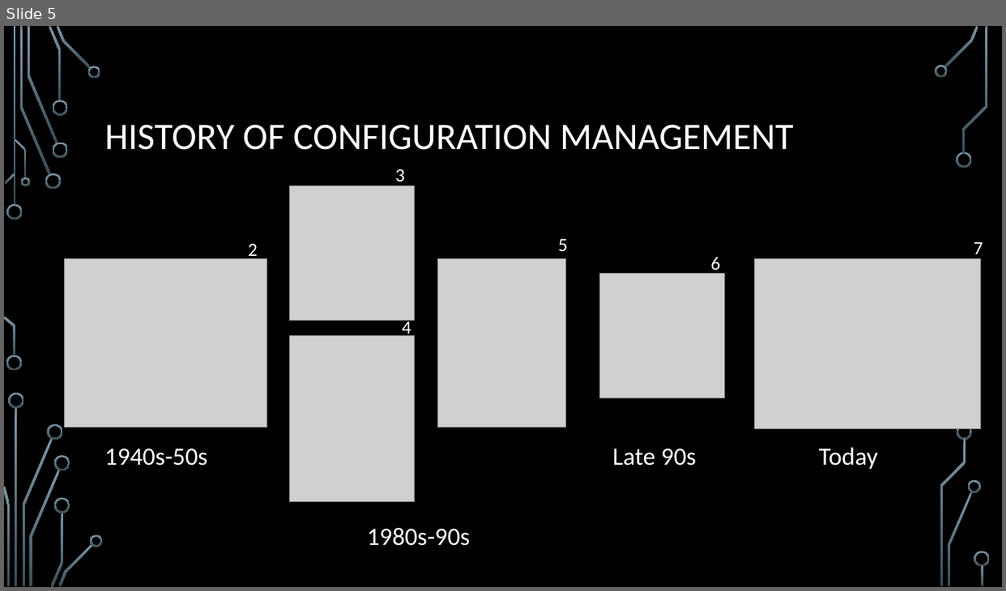
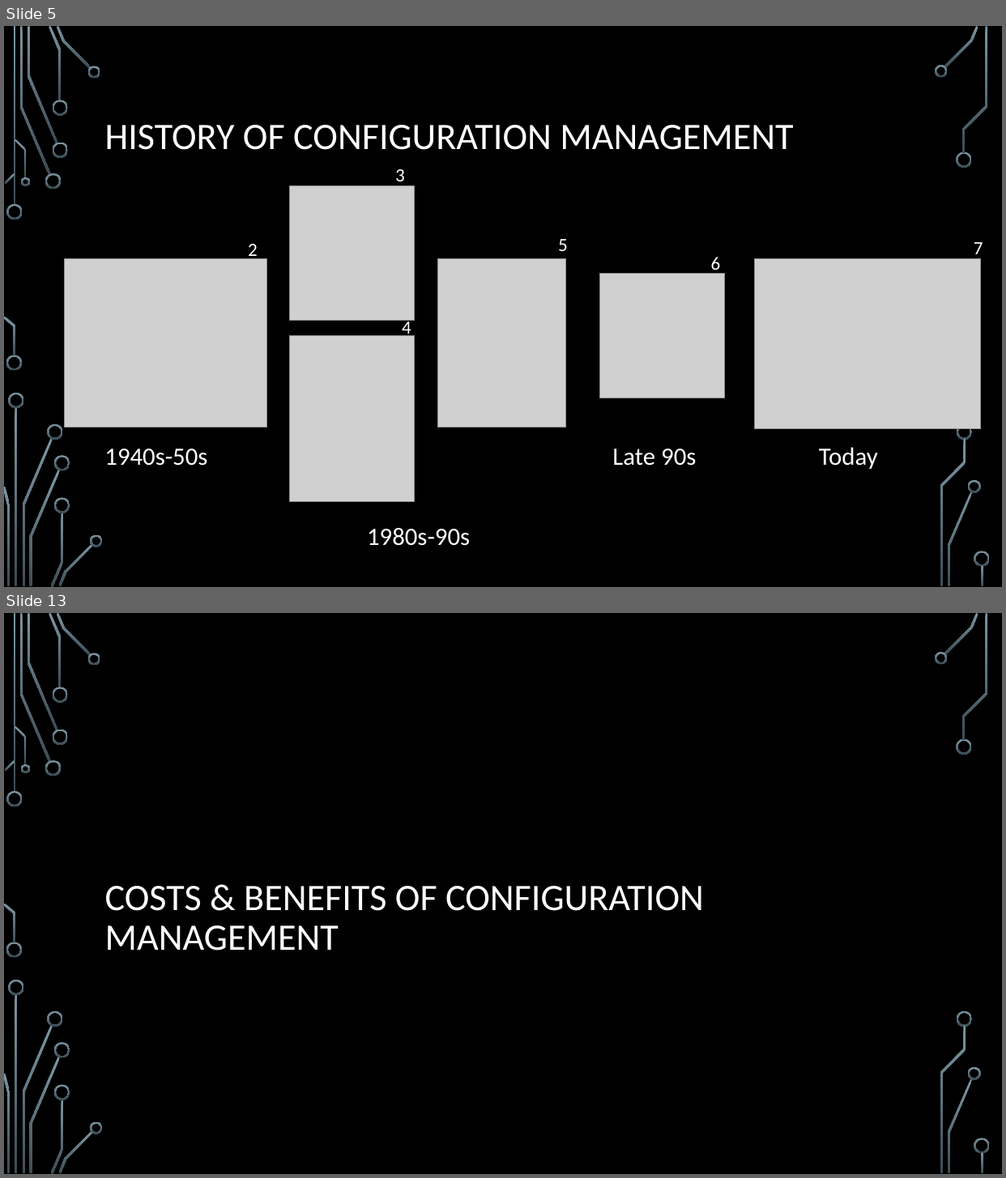
Before and after one commit to ChrisIrvine/SysEng-CM-Report, a slide deck: presentation/presentation.pptx. Shown one above the other, each under a label of ours: slide 5 before the commit, slides 5 and 13 after it; the slides between them are not shown. The pictures are 1006x591 and 1006x1178 pixels, drawn with LibreOffice and Linux fonts; fonts in the diff are those of the drawing; grey boxes stand for pictures; background and template pictures are left out. Boxes give left, top, right and bottom in pixels: in the first picture for what was removed or moved away, otherwise in the second. Text is boxed around its words. In the diff, an @@ line names an element or a change of style, - is before the commit and + after.

```diff
--- a/presentation/presentation.pptx
+++ b/presentation/presentation.pptx
@@ slide 13 added at [4, 613, 1002, 1174], background picture (left out); not listed: 36 template elements that a slide beside it also shows @@
@@ title added at [105, 886, 704, 951], 36 pt, text #FFFFFF @@
+COSTS & BENEFITS OF CONFIGURATION MANAGEMENT
```
Also in this commit, not shown: 3 slides changed, 10 other slides added, 1 other file.
